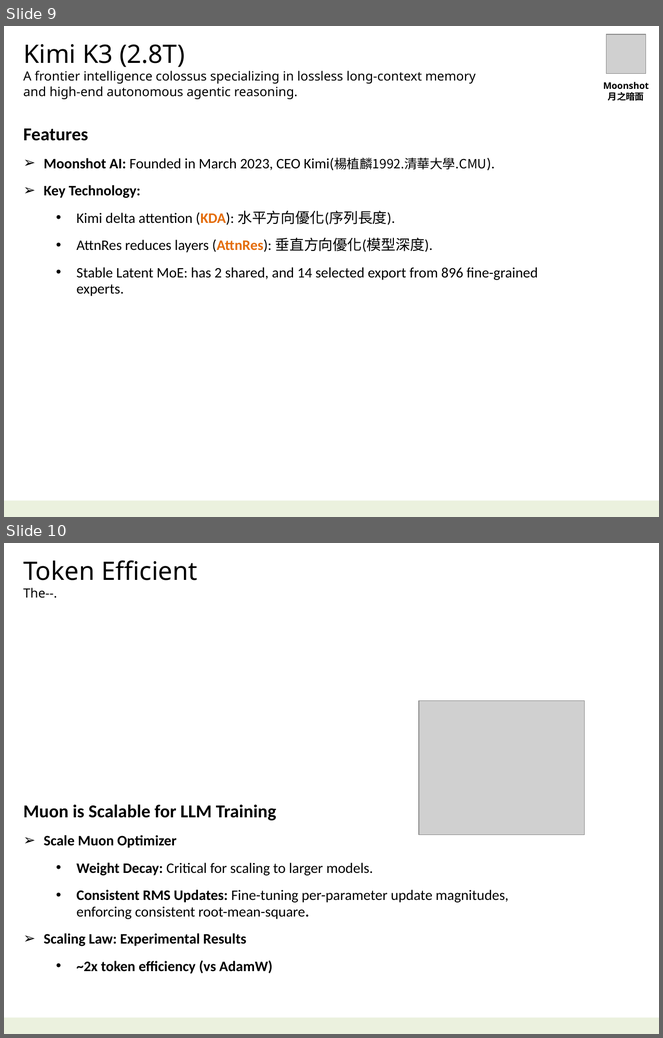
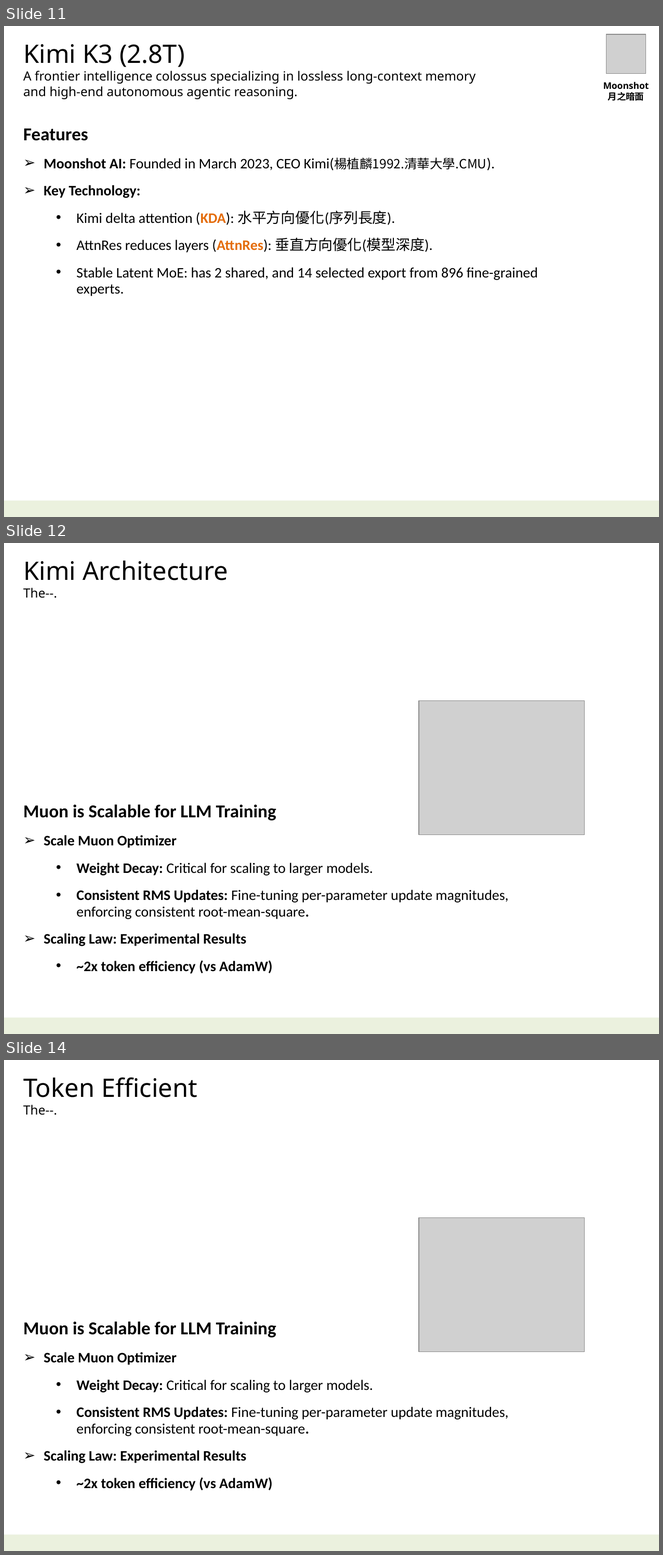
Before and after one commit to navibator/crazy-ai, a slide deck: ai-kimi.pptx. Shown one above the other, each under a label of ours: slides 9 and 10 before the commit, slides 11, 12 and 14 after it; the slides between them are not shown. The pictures are 663x1038 and 663x1555 pixels, drawn with LibreOffice and Linux fonts; fonts in the diff are those of the drawing; grey boxes stand for pictures. Boxes give left, top, right and bottom in pixels: in the first picture for what was removed or moved away, otherwise in the second. Text is boxed around its words. In the diff, an @@ line names an element or a change of style, - is before the commit and + after.

```diff
--- a/ai-kimi.pptx
+++ b/ai-kimi.pptx
@@ slide 12 added at [4,543,659,1034], background #FFFFFF; not listed: 1 template element that a slide beside it also shows @@
@@ text added at [23,560,228,598], 28 pt, text #000000 @@
+Kimi Architecture
+The--.
@@ picture added at [419,701,584,835] @@
@@ text added at [23,805,508,974], 16 pt, text #000000, bold @@
+Muon is Scalable for LLM Training
+➢ Scale Muon Optimizer
+  • Weight Decay: Critical for scaling to larger models.
+  • Consistent RMS Updates: Fine-tuning per-parameter update magnitudes, enforcing consistent root-mean-square.
+➢ Scaling Law: Experimental Results
+  • ~2x token efficiency (vs AdamW)
@@ what was slide 9 is now slide 11 @@
@@ what was slide 10 is now slide 14 @@
```
Also in this commit, not shown: 1 slide changed, 3 other slides added, 7 other files.
